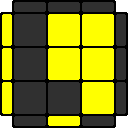
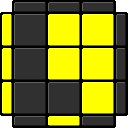
The second 128×128 image is a revision of the first. Changes to its layers:
painted on "color" over [2, 2, 126, 126]
